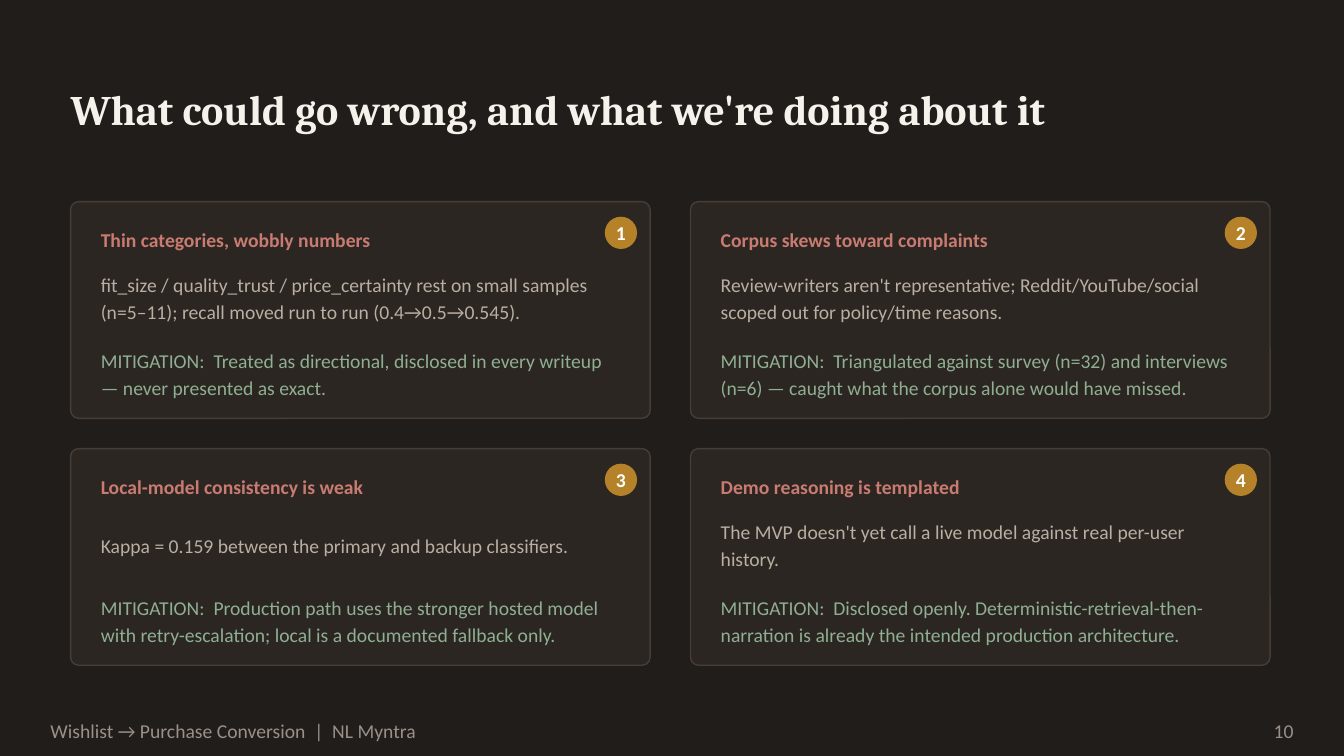
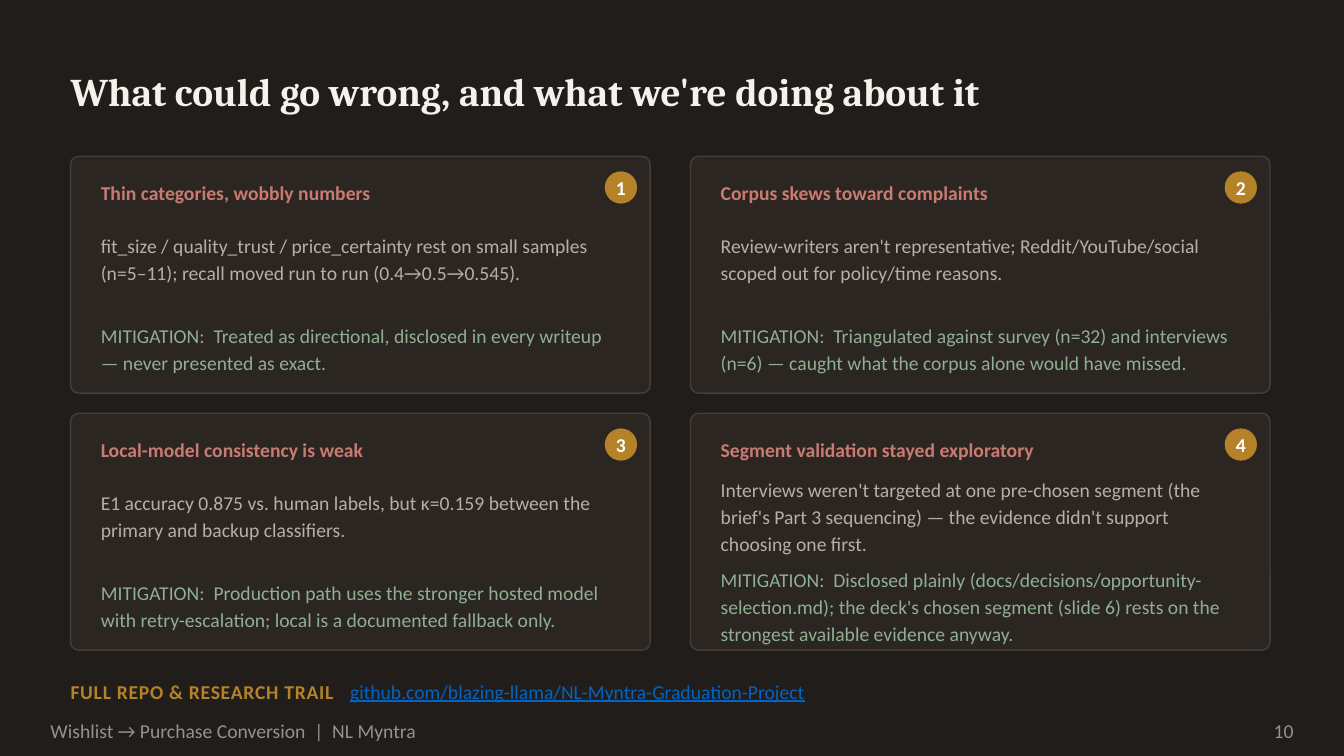
Before and after one commit to blazing-llama/NL-Myntra-Graduation-Project, a slide deck: slide 10 of docs/deck/NL Myntra.pptx. Drawn at 1344x756 pixels with LibreOffice and Linux fonts; fonts in the diff are those of the drawing. Boxes give left, top, right and bottom in pixels: in the first picture for what was removed or moved away, otherwise in the second. Text is boxed around its words. In the diff, an @@ line names an element or a change of style, - is before the commit and + after.

```diff
--- a/docs/deck/NL Myntra.pptx
+++ b/docs/deck/NL Myntra.pptx
@@ text "What could go wrong, and ..." at (71,78,979,115): size 30 to 28 pt @@
@@ rounded rectangle: place and size @@
-rounded rectangle at (71,202,650,418)
+rounded rectangle at (71,156,650,393)
@@ text "Thin categories, wobbly numbers": place and size @@
-text "Thin categories, wobbly numbers" at (101,233,370,251)
+text "Thin categories, wobbly numbers" at (101,186,370,204)
@@ proportions changed in 4 elements at (71,413,650,650), (691,413,1270,650), (71,156,650,393), (691,156,1270,393) @@
@@ rounded rectangle: place and size @@
-rounded rectangle at (691,202,1270,418)
+rounded rectangle at (691,156,1270,393)
@@ text "Corpus skews toward complaints": place and size @@
-text "Corpus skews toward complaints" at (721,233,987,250)
+text "Corpus skews toward complaints" at (721,186,987,203)
@@ 2 texts, 2 ellipses: place and size @@
-2 texts, 2 ellipses at (605,217,1257,249)
+2 texts, 2 ellipses at (605,171,1257,204)
@@ text "fit_size / quality_trust / price_certainty ...": place and size @@
-text "fit_size / quality_trust / price_certainty ..." at (101,278,587,322)
+text "fit_size / quality_trust / price_certainty ..." at (101,239,587,283)
@@ text "Review-writers aren't representative; Reddit/YouTube/social  ...": place and size @@
-text "Review-writers aren't representative; Reddit/YouTube/social  ..." at (721,278,1199,322)
+text "Review-writers aren't representative; Reddit/YouTube/social  ..." at (721,239,1199,283)
@@ text "MITIGATION: Treated as directional, disclosed ...": place and size @@
-text "MITIGATION: Treated as directional, disclosed ..." at (101,354,601,398)
+text "MITIGATION: Treated as directional, disclosed ..." at (101,329,601,373)
@@ text "MITIGATION: Triangulated against survey (n=32) ...": place and size @@
-text "MITIGATION: Triangulated against survey (n=32) ..." at (721,354,1227,399)
+text "MITIGATION: Triangulated against survey (n=32) ..." at (721,329,1227,374)
@@ rounded rectangle: place and size @@
-rounded rectangle at (71,449,650,665)
+rounded rectangle at (71,413,650,650)
@@ rounded rectangle: place and size @@
-rounded rectangle at (691,449,1270,665)
+rounded rectangle at (691,413,1270,650)
@@ text added at (721,443,1034,461), 14 pt, text #C97B72, bold @@
+Segment validation stayed exploratory
@@ 3 texts, 2 ellipses: place and size @@
-3 texts, 2 ellipses at (101,464,1257,497)
+3 texts, 2 ellipses at (101,429,1257,461)
@@ text at (101,496,590,540): text changed @@
-Kappa = 0.159 between the primary and backup classifiers.
+E1 accuracy 0.875 vs. human labels, but κ=0.159 between the primary and backup classifiers.
@@ text removed at (721,480,959,498) @@
-Demo reasoning is templated
@@ text added at (721,483,1201,555), 14 pt, text #B9AEA2 @@
+Interviews weren't targeted at one pre-chosen segment (the brief's Part 3 sequencing) — the evidence didn't support choosing one first.
@@ text removed at (721,525,1185,569) @@
-The MVP doesn't yet call a live model against real per-user history.
@@ text "MITIGATION: Production path uses the ...": place and size @@
-text "MITIGATION: Production path uses the ..." at (101,601,598,645)
+text "MITIGATION: Production path uses the ..." at (101,586,598,630)
@@ text added at (721,573,1220,645), 14 pt, text #8FAF93 @@
+MITIGATION: Disclosed plainly (docs/decisions/opportunity-selection.md); the deck's chosen segment (slide 6) rests on the strongest available evidence anyway.
@@ text removed at (721,601,1203,645) @@
-MITIGATION: Disclosed openly. Deterministic-retrieval-then-narration is already the intended production architecture.
@@ text added at (71,685,804,703), 14 pt, text #0563C1, underline @@
+FULL REPO & RESEARCH TRAIL github.com/blazing-llama/NL-Myntra-Graduation-Project
```
Also in this commit, not shown: 6 other slides changed, 3 slides added, 3 slides removed, 5 other files.
